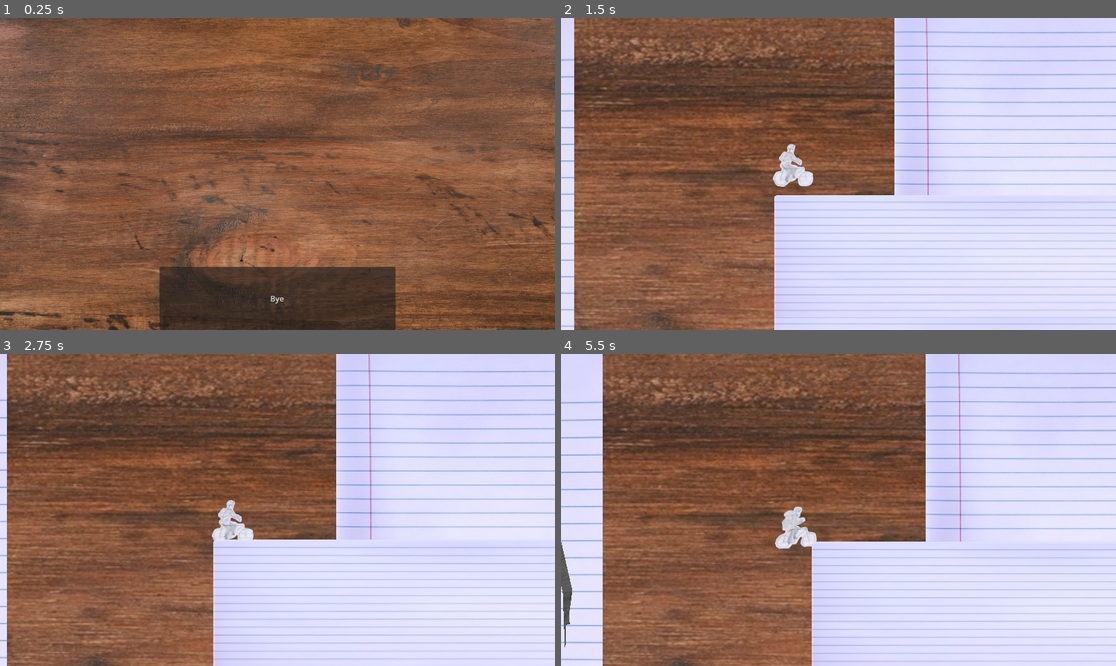
Above: before the commit, frames 1-4 (two rows, left to right).
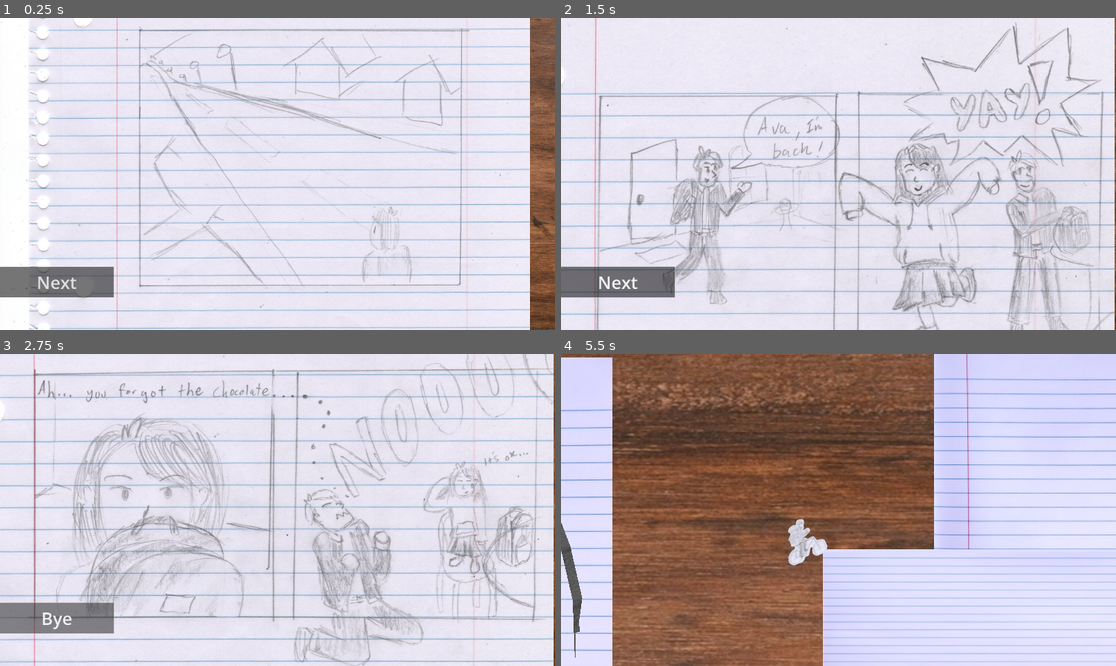
Above: after the commit, the same moments.

Repository: KyleSaki714/brackeysgamejam25-godotgame
Game: Godot game, scene res://Screens/EndScreen.tscn
The game is run twice, just before and just after one commit, with the same random seed, the same clock (stepped at 60 frames per second) and the same inputs. This scene is started directly instead of the project's main scene. The engine's default icon, where the game draws it, is replaced by a stand-in: a white triangle on a blue panel in a dark square.
Inputs (mouse positions are in pixels of both pictures, inside the frame that each line leads up to):
- Up to frame 1 (0.25 s): no input
- Up to frame 2 (1.5 s): click "Bye" (after the commit: "Next") at 0.5 s; click (838, 152) at 1.25 s, where only the run before the commit has a clickable "Start Game"
- Up to frame 3 (2.75 s): click (55, 619) at 2 s, where only the run after the commit has a clickable "Next"
- Up to frame 4 (5.5 s): hold Right (tilt right) 2.78-3.5 s; tap Space (jump) at 3.02, 4.52 s; click (838, 488) at 3.5 s, where only the run after the commit has a clickable "Start Game"; hold S (backward) 4.28-5.03 s; hold Right (tilt right) from 5.03 s (still down)

The runs differ from the first frame. In frame 1, 95% of the frame differs, in the area x 0-96%, y 0-100%; in frame 2, 67%; in frame 3, 67%; in frame 4, 20%.

Commit message:
add more assets comic panels! finish end screen!

Diff:
--- a/Screens/EndScreen.gd
+++ b/Screens/EndScreen.gd
@@ -1,4 +1,15 @@
 extends Control
 
+var currentpage = 0
+
 func _on_button_pressed() -> void:
-	get_tree().change_scene_to_file("res://Screens/MainMenu.tscn")
+	match currentpage:
+		0:
+			$Panel2.show()
+			$Panel2/AnimationPlayer.play("enter")
+		1:
+			$Panel2/AnimationPlayer.play("flippage")
+			$Button.text = "Bye"
+		2:
+			get_tree().change_scene_to_file("res://Screens/MainMenu.tscn")
+	currentpage += 1
--- a/Screens/EndScreen.tscn
+++ b/Screens/EndScreen.tscn
@@ -1,7 +1,62 @@
-[gd_scene load_steps=3 format=3 uid="uid://df3b3n1gmiaxj"]
+[gd_scene load_steps=9 format=3 uid="uid://df3b3n1gmiaxj"]
 
 [ext_resource type="Script" path="res://Screens/EndScreen.gd" id="1_c8knl"]
 [ext_resource type="Texture2D" uid="uid://bf0bumvh52ymn" path="res://assets/Textures/woodendesktexture.jpg" id="1_lof5n"]
+[ext_resource type="Texture2D" uid="uid://cggff584hq6kw" path="res://assets/ComicPanels/20250222-225445.jpeg" id="3_t5f4h"]
+[ext_resource type="Texture2D" uid="uid://3supkfe0fni1" path="res://assets/ComicPanels/20250222-230545.jpeg" id="4_ufmeq"]
+
+[sub_resource type="Animation" id="Animation_hm6r4"]
+resource_name = "flippage"
+length = 0.5
+tracks/0/type = "value"
+tracks/0/imported = false
+tracks/0/enabled = true
+tracks/0/path = NodePath("Panel2:position")
+tracks/0/interp = 1
+tracks/0/loop_wrap = true
+tracks/0/keys = {
+"times": PackedFloat32Array(0, 0.44),
+"transitions": PackedFloat32Array(1, 1),
+"update": 0,
+"values": [Vector2(-260, -100), Vector2(-260, -745)]
+}
+
+[sub_resource type="Animation" id="Animation_a6a76"]
+length = 0.001
+tracks/0/type = "value"
+tracks/0/imported = false
+tracks/0/enabled = true
+tracks/0/path = NodePath("Panel2:position")
+tracks/0/interp = 1
+tracks/0/loop_wrap = true
+tracks/0/keys = {
+"times": PackedFloat32Array(0),
+"transitions": PackedFloat32Array(1),
+"update": 0,
+"values": [Vector2(-260, -745)]
+}
+
+[sub_resource type="Animation" id="Animation_vikq2"]
+resource_name = "enter"
+tracks/0/type = "value"
+tracks/0/imported = false
+tracks/0/enabled = true
+tracks/0/path = NodePath("Panel2:position")
+tracks/0/interp = 1
+tracks/0/loop_wrap = true
+tracks/0/keys = {
+"times": PackedFloat32Array(0, 1),
+"transitions": PackedFloat32Array(1, 1),
+"update": 0,
+"values": [Vector2(-260, 658), Vector2(-260, -100)]
+}
+
+[sub_resource type="AnimationLibrary" id="AnimationLibrary_0wqls"]
+_data = {
+"RESET": SubResource("Animation_a6a76"),
+"enter": SubResource("Animation_vikq2"),
+"flippage": SubResource("Animation_hm6r4")
+}
 
 [node name="EndScreen" type="Control"]
 layout_mode = 3
@@ -12,7 +67,7 @@
 grow_vertical = 2
 script = ExtResource("1_c8knl")
 
-[node name="TextureRect" type="TextureRect" parent="."]
+[node name="Desk" type="TextureRect" parent="."]
 layout_mode = 1
 anchors_preset = 15
 anchor_right = 1.0
@@ -22,18 +77,54 @@
 texture = ExtResource("1_lof5n")
 expand_mode = 3
 
+[node name="Panel1" type="TextureRect" parent="."]
+layout_mode = 1
+anchors_preset = 15
+anchor_right = 1.0
+anchor_bottom = 1.0
+offset_left = -21.0
+offset_top = -129.0
+offset_right = -21.0
+offset_bottom = 713.957
+grow_horizontal = 2
+grow_vertical = 2
+scale = Vector2(0.973048, 0.973048)
+texture = ExtResource("3_t5f4h")
+expand_mode = 5
+
+[node name="Panel2" type="TextureRect" parent="."]
+visible = false
+layout_mode = 1
+anchors_preset = 15
+anchor_right = 1.0
+anchor_bottom = 1.0
+offset_left = -260.0
+offset_top = -745.0
+offset_right = -260.0
+offset_bottom = 97.9565
+grow_horizontal = 2
+grow_vertical = 2
+scale = Vector2(1.22271, 1.22271)
+texture = ExtResource("4_ufmeq")
+expand_mode = 5
+
+[node name="AnimationPlayer" type="AnimationPlayer" parent="Panel2"]
+root_node = NodePath("../..")
+libraries = {
+"": SubResource("AnimationLibrary_0wqls")
+}
+
 [node name="Button" type="Button" parent="."]
 layout_mode = 1
-anchors_preset = 7
-anchor_left = 0.5
+anchors_preset = 2
 anchor_top = 1.0
-anchor_right = 0.5
 anchor_bottom = 1.0
-offset_left = -245.0
 offset_top = -131.0
-offset_right = 245.0
-grow_horizontal = 2
+offset_right = 490.0
 grow_vertical = 0
-text = "Bye"
+scale = Vector2(0.481919, 0.481919)
+theme_override_font_sizes/font_size = 75
+text = "Next
+"
 
 [connection signal="pressed" from="Button" to="." method="_on_button_pressed"]
Binary file added: assets/ComicPanels/20250222-225445.jpeg
Not shown, added: assets/ComicPanels/20250222-225445.jpeg.import
Binary file added: assets/ComicPanels/20250222-230545.jpeg
Not shown, added: assets/ComicPanels/20250222-230545.jpeg.import
Binary file added: assets/ComicPanels/20250222_231904.png
Not shown, added: assets/ComicPanels/20250222_231904.png.import
Binary file added: assets/ComicPanels/20250222_231924.png
Not shown, added: assets/ComicPanels/20250222_231924.png.import
Binary file added: assets/ComicPanels/20250222_231938.png
Not shown, added: assets/ComicPanels/20250222_231938.png.import
Binary file added: assets/ComicPanels/20250222_231951.png
Not shown, added: assets/ComicPanels/20250222_231951.png.import
(and 12 more such lines)
